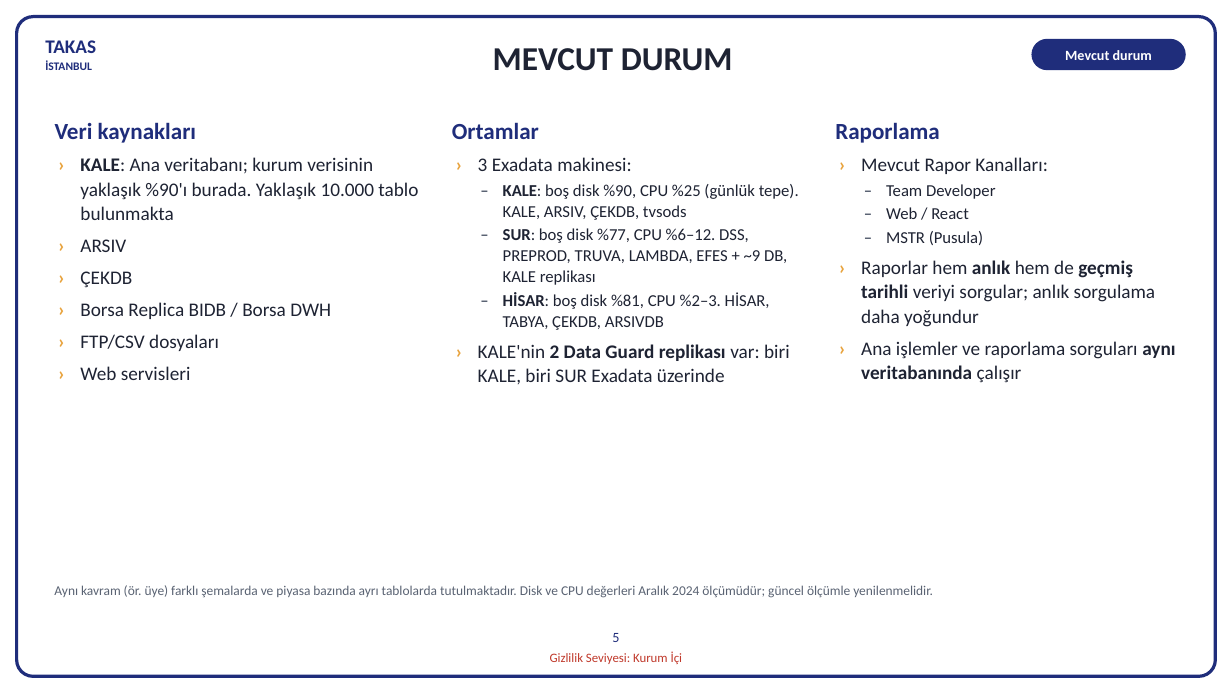
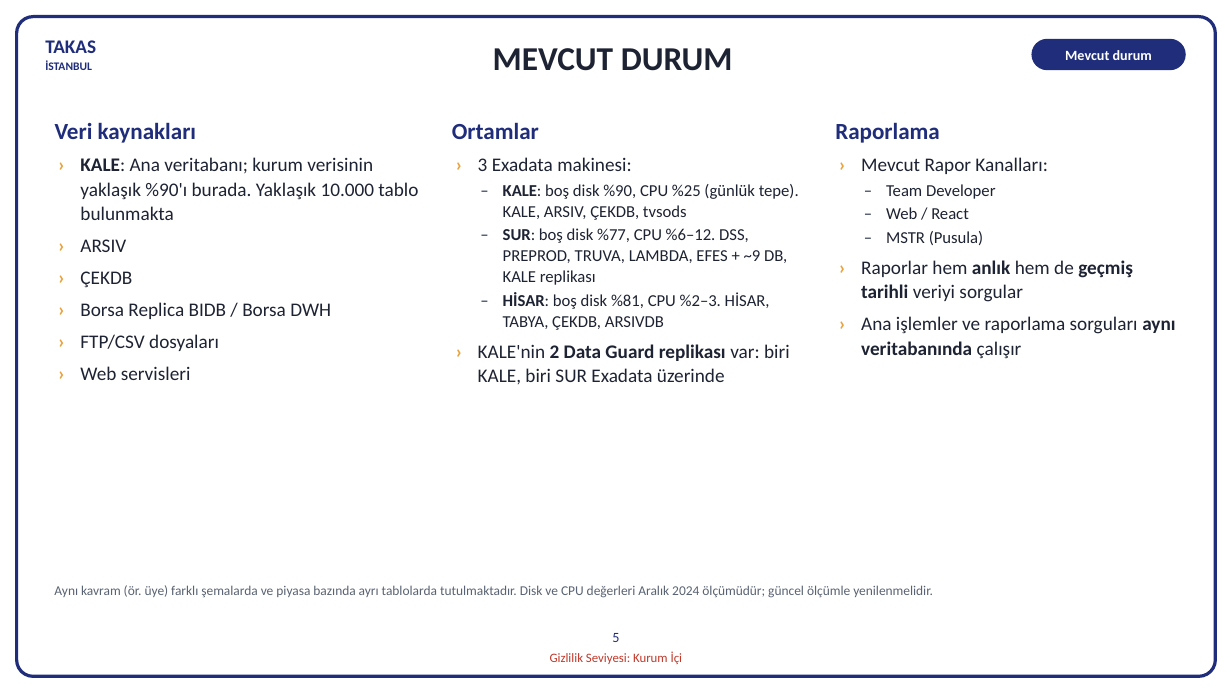
Before and after one commit to hanifidemirel0/Cursor-Projects, a slide deck: slide 5 of outputs/dwh-sunum-kasim-2026/5 - DWHSunum_Kasim2026.pptx. Drawn at 1232x693 pixels with LibreOffice and Linux fonts; fonts in the diff are those of the drawing. Boxes give left, top, right and bottom in pixels: in the first picture for what was removed or moved away, otherwise in the second. Text is boxed around its words. In the diff, an @@ line names an element or a change of style, - is before the commit and + after.

```diff
--- a/outputs/dwh-sunum-kasim-2026/5 - DWHSunum_Kasim2026.pptx
+++ b/outputs/dwh-sunum-kasim-2026/5 - DWHSunum_Kasim2026.pptx
@@ text at (x1=861, y1=260, x2=1133, y2=302): text changed @@
-› Raporlar hem anlık hem de geçmiş tarihli veriyi sorgular; anlık sorgulama daha yoğundur
+› Raporlar hem anlık hem de geçmiş tarihli veriyi sorgular
```
Also in this commit, not shown: 2 other files.
